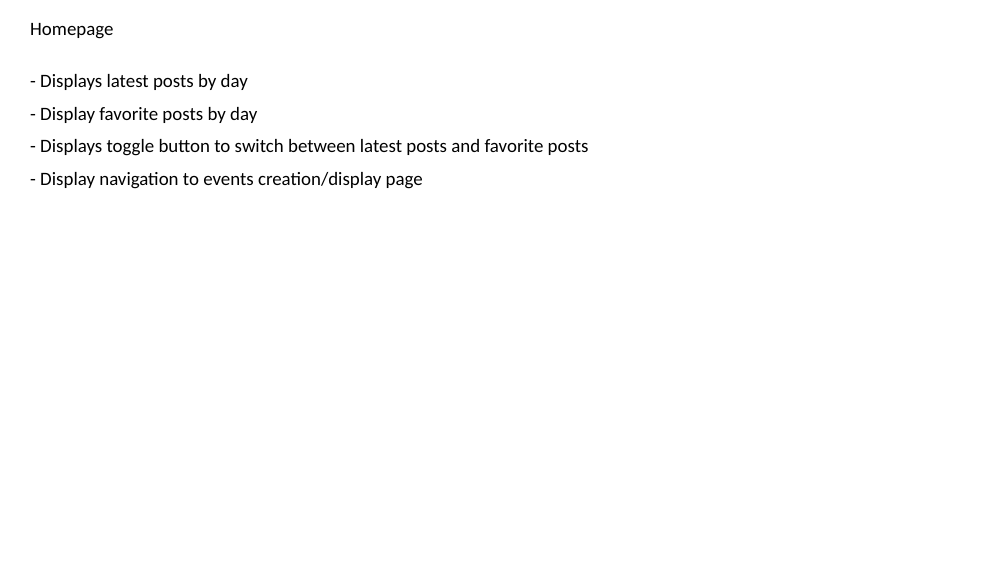
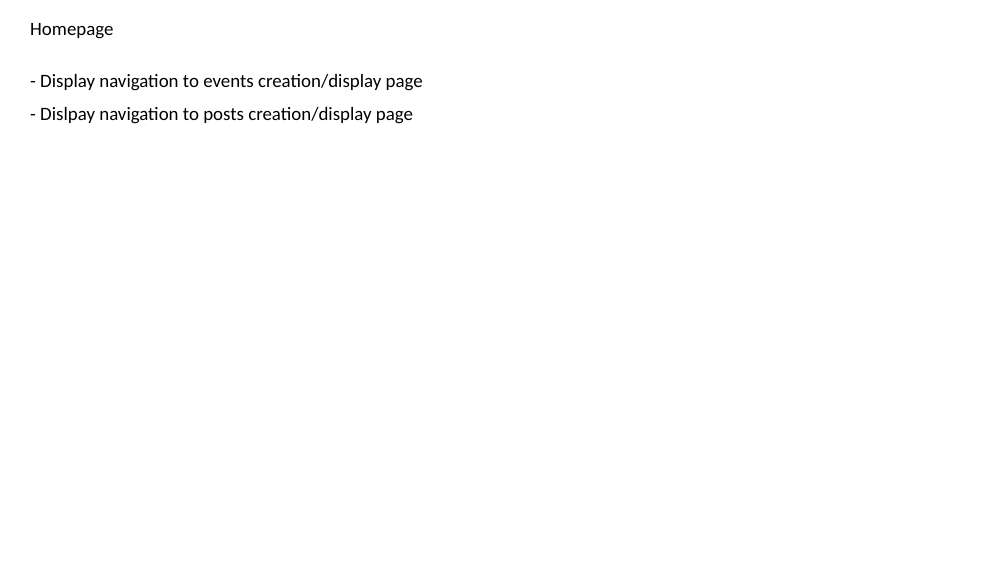
Before and after one commit to seniorscooba/Web_Programming_Final_Project, a slide deck: slide 2 of Documents/final_project_planning.pptx. Drawn at 1008x567 pixels with LibreOffice and Linux fonts; fonts in the diff are those of the drawing. Boxes give left, top, right and bottom in pixels: in the first picture for what was removed or moved away, otherwise in the second. Text is boxed around its words. In the diff, an @@ line names an element or a change of style, - is before the commit and + after.

```diff
--- a/Documents/final_project_planning.pptx
+++ b/Documents/final_project_planning.pptx
@@ text at <box>40,74,589,156</box>: paragraphs removed @@
-- Displays latest posts by day
-- Display favorite posts by day
-- Displays toggle button to switch between latest posts and favorite posts
@@ text at <box>40,107,413,124</box>: paragraph added @@
+- Dislpay navigation to posts creation/display page
```
Also in this commit, not shown: 3 other slides changed, 2 slides added, 1 other file.
